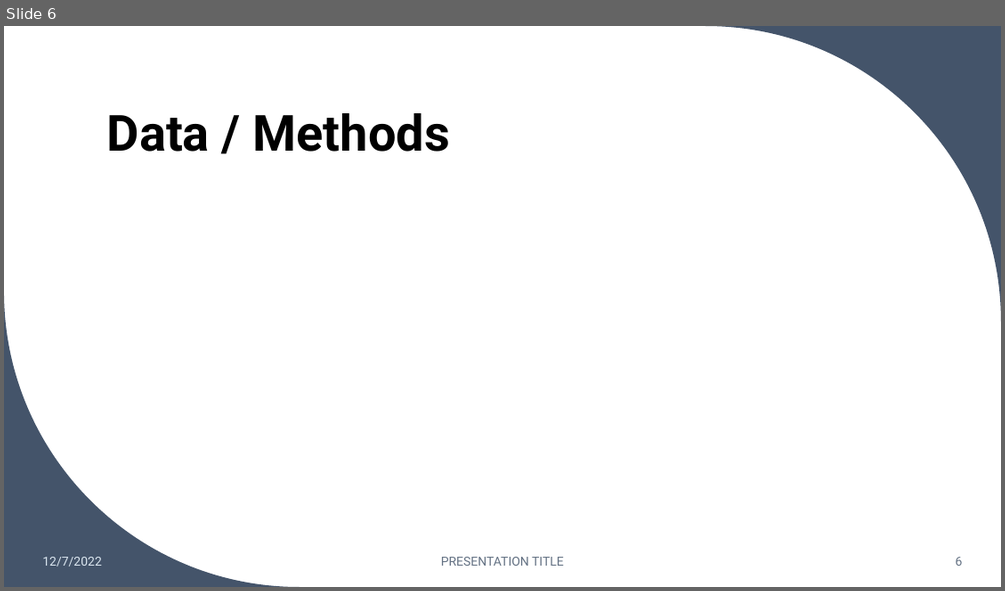
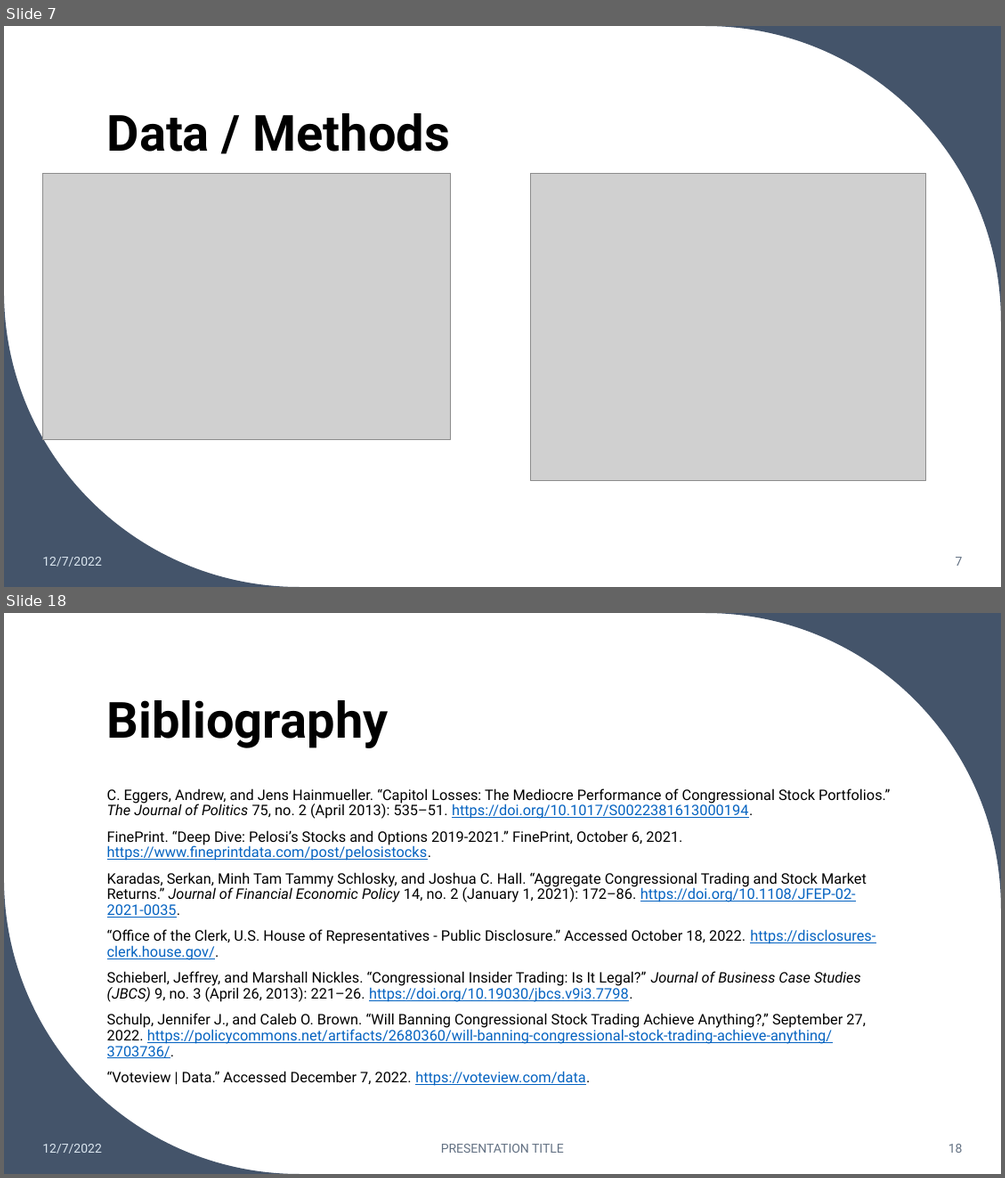
Before and after one commit to ccabes15/Congression_Trading, a slide deck: Presentation/Stock_Trading_Cabrey.pptx. Shown one above the other, each under a label of ours: slide 6 before the commit, slides 7 and 18 after it; the slides between them are not shown. The pictures are 1005x591 and 1005x1178 pixels, drawn with LibreOffice and Linux fonts; fonts in the diff are those of the drawing; grey boxes stand for pictures. Boxes give left, top, right and bottom in pixels: in the first picture for what was removed or moved away, otherwise in the second. Text is boxed around its words. In the diff, an @@ line names an element or a change of style, - is before the commit and + after.

```diff
--- a/Presentation/Stock_Trading_Cabrey.pptx
+++ b/Presentation/Stock_Trading_Cabrey.pptx
@@ slide 18 added at [4, 613, 1001, 1174], background #FFFFFF; not listed: 2 template elements that a slide beside it also shows @@
@@ title added at [107, 700, 388, 748], 48 pt, text #000000, bold @@
+Bibliography
@@ text added at [107, 788, 890, 1058], 14 pt, text #000000 @@
+C. Eggers, Andrew, and Jens Hainmueller. “Capitol Losses: The Mediocre Performance of Congressional Stock Portfolios.” The Journal of Politics 75, no. 2 (April 2013): 535–51. https://doi.org/10.1017/S0022381613000194.
+FinePrint. “Deep Dive: Pelosi’s Stocks and Options 2019-2021.” FinePrint, October 6, 2021. https://www.fineprintdata.com/post/pelosistocks.
+Karadas, Serkan, Minh Tam Tammy Schlosky, and Joshua C. Hall. “Aggregate Congressional Trading and Stock Market Returns.” Journal of Financial Economic Policy 14, no. 2 (January 1, 2021): 172–86. https://doi.org/10.1108/JFEP-02-2021-0035.
+“Office of the Clerk, U.S. House of Representatives - Public Disclosure.” Accessed October 18, 2022. https://disclosures-clerk.house.gov/.
+Schieberl, Jeffrey, and Marshall Nickles. “Congressional Insider Trading: Is It Legal?” Journal of Business Case Studies (JBCS) 9, no. 3 (April 26, 2013): 221–26. https://doi.org/10.19030/jbcs.v9i3.7798.
+Schulp, Jennifer J., and Caleb O. Brown. “Will Banning Congressional Stock Trading Achieve Anything?,” September 27, 2022. https://policycommons.net/artifacts/2680360/will-banning-congressional-stock-trading-achieve-anything/3703736/.
+“Voteview | Data.” Accessed December 7, 2022. https://voteview.com/data.
@@ text added at [42, 1143, 102, 1153], 12 pt, text #DAE5EF @@
+12/7/2022
@@ text added at [441, 1143, 564, 1152], 12 pt, text #637183 @@
+PRESENTATION TITLE
@@ page number added at [948, 1143, 963, 1152], 12 pt, text #637183 @@
+18
@@ what was slide 6 is now slide 7 @@
@@ slide 7 changed as well @@
@@ picture added at [43, 174, 451, 439] @@
@@ picture added at [531, 174, 925, 481] @@
@@ text removed at [441, 556, 564, 565] @@
-PRESENTATION TITLE
@@ page number at [955, 556, 963, 565]: text changed @@
-6
+7
```
Also in this commit, not shown: 4 other slides changed, 11 other slides added, 6 other files.
